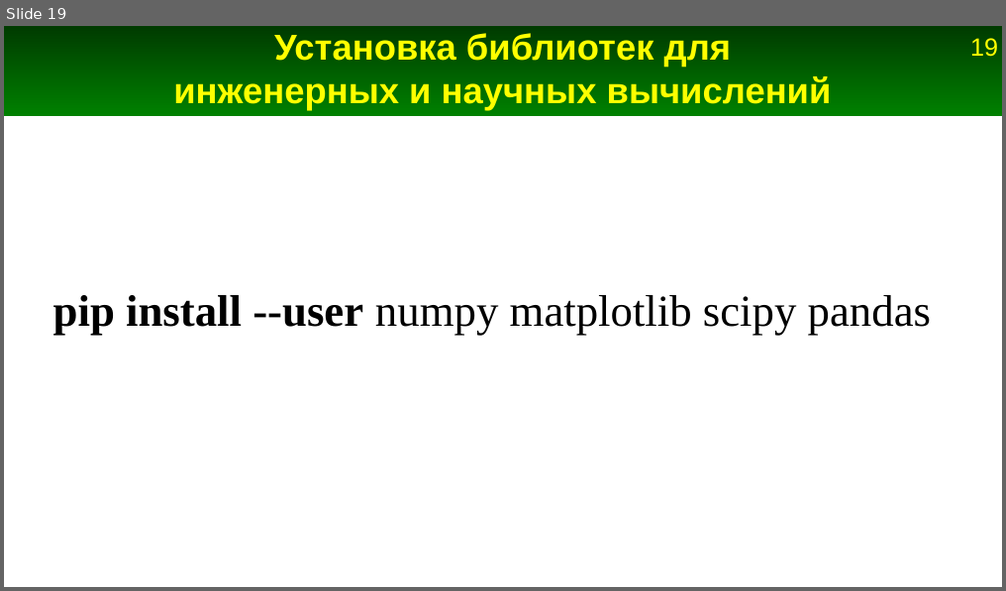
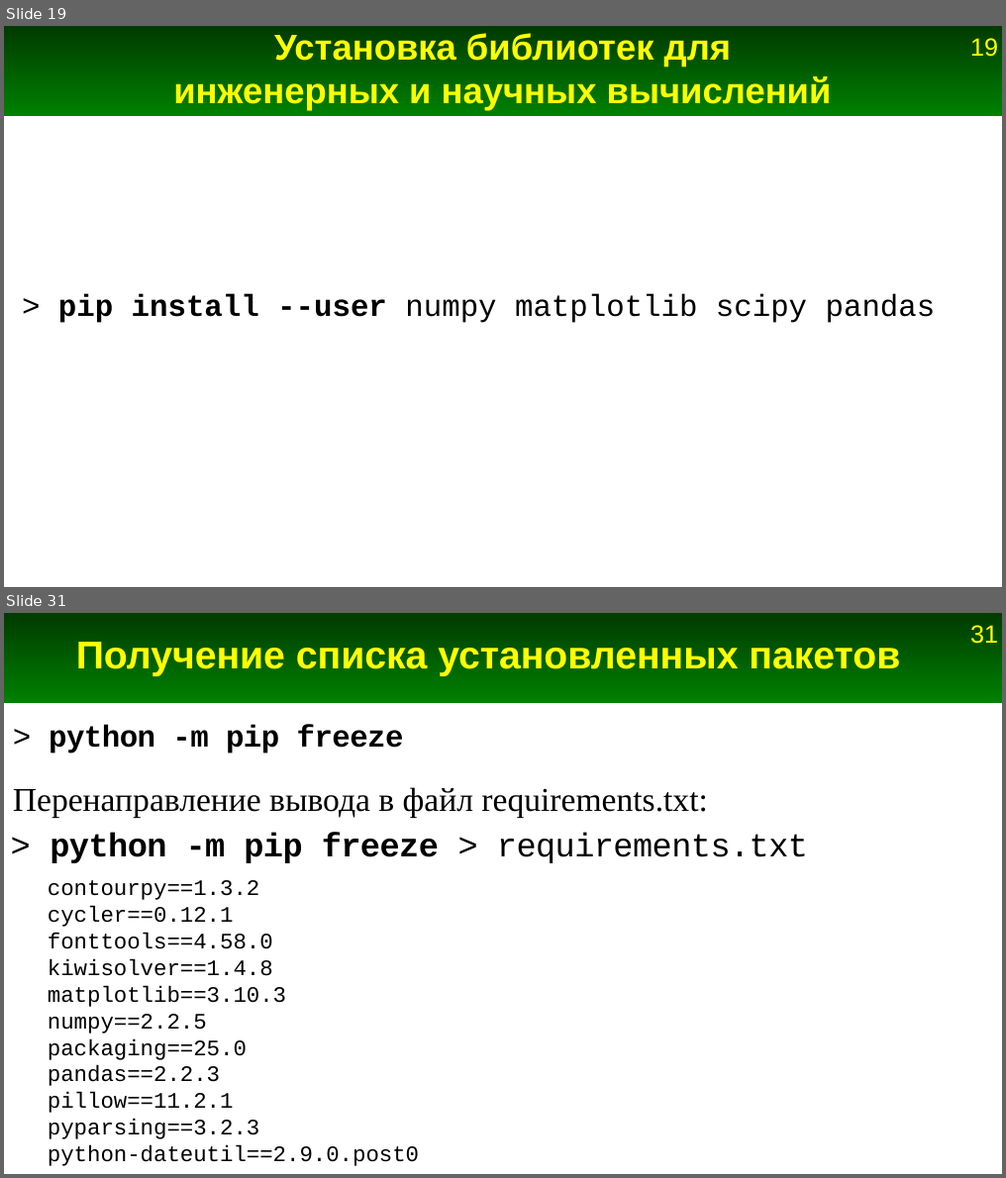
Before and after one commit to Jenyay/python-lectures, a slide deck: presentations/13. Modules.odp. Shown one above the other, each under a label of ours: slide 19 before the commit, slides 19 and 31 after it; the slides between them are not shown. The pictures are 1006x591 and 1006x1178 pixels, drawn with LibreOffice and Linux fonts; fonts in the diff are those of the drawing. Boxes give left, top, right and bottom in pixels: in the first picture for what was removed or moved away, otherwise in the second. Text is boxed around its words. In the diff, an @@ line names an element or a change of style, - is before the commit and + after.

```diff
--- a/presentations/13. Modules.odp
+++ b/presentations/13. Modules.odp
@@ slide 31 added at [4, 613, 1002, 1174], background #FFFFFF; not listed: 2 template elements that a slide beside it also shows @@
@@ title added at [76, 642, 900, 676], 28 pt, text #FFFF00, bold @@
+Получение списка установленных пакетов
@@ text added at [49, 725, 404, 754], 22 pt, text #000000, bold @@
+> python -m pip freeze
@@ text added at [13, 787, 707, 818], 24 pt, text #000000 @@
+Перенаправление вывода в файл requirements.txt:
@@ text added at [50, 833, 808, 863], 24 pt, text #000000 @@
+> python -m pip freeze > requirements.txt
@@ text added at [48, 880, 419, 1166], 16 pt, text #000000 @@
+contourpy==1.3.2
+cycler==0.12.1
+fonttools==4.58.0
+kiwisolver==1.4.8
+matplotlib==3.10.3
+numpy==2.2.5
+packaging==25.0
+pandas==2.2.3
+pillow==11.2.1
+pyparsing==3.2.3
+python-dateutil==2.9.0.post0
@@ slide 19 changed as well @@
@@ text at [58, 294, 936, 323]: text changed; size 32 to 22 pt; font Times New Roman to Courier New @@
-pip install --user numpy matplotlib scipy pandas
+> pip install --user numpy matplotlib scipy pandas
```
Also in this commit, not shown: 5 other slides changed, 12 other slides added, 1 other file.
